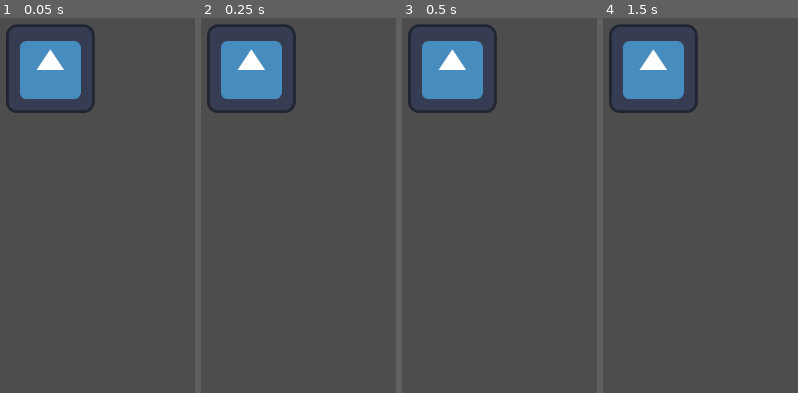
Above: before the commit, frames 1-4 (left to right).
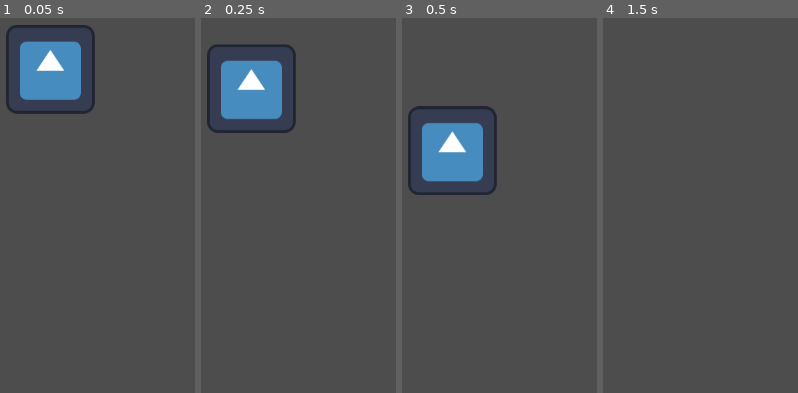
Above: after the commit, the same moments.

Repository: lucbic64/godot-platformer-game
Game: Godot game, scene res://scenes/test_world.tscn
Two runs of this game, one before a commit and one after it. Both use one fixed random seed, a clock stepped at 60 frames per second and the inputs below. The engine's default icon, where the game draws it, is replaced by a stand-in: a white triangle on a blue panel in a dark square.
Inputs:
- Up to frame 1 (0.05 s): no input
- Up to frame 2 (0.25 s): no input
- Up to frame 3 (0.5 s): no input
- Up to frame 4 (1.5 s): tap Enter (ui_accept) at 0.5, 0.6, 0.77, 1.07, 1.35 s; hold Right (ui_right) from 0.53 s (still down)

The runs differ from the first frame. In frame 1, 0.6% of the frame differs, in the area x 6-46%, y 1-26%; in frame 2, 5.4%; in frame 3, 12%, in the area x 3-49%, y 1-48%; in frame 4, 6.2%.
Error before the commit: Parse Error: Identifier "JUMP_VELOCITY" not declared in the current scope. (res://scripts/player.gd:15)

Commit message:
Update player.gd
fixed stupid rename stuff, ur welcum

Diff:
--- a/scripts/player.gd
+++ b/scripts/player.gd
@@ -12,14 +12,14 @@
 
 	# Handle jump.
 	if Input.is_action_just_pressed("ui_accept") and is_on_floor():
-		velocity.y = JUMP_VELOCITY
+		velocity.y = jump_velocity
 
 	# Get the input direction and handle the movement/deceleration.
 	# As good practice, you should replace UI actions with custom gameplay actions.
 	var direction := Input.get_axis("ui_left", "ui_right")
 	if direction:
-		velocity.x = direction * SPEED
+		velocity.x = direction * speed
 	else:
-		velocity.x = move_toward(velocity.x, 0, SPEED)
+		velocity.x = move_toward(velocity.x, 0, speed)
 
 	move_and_slide()
